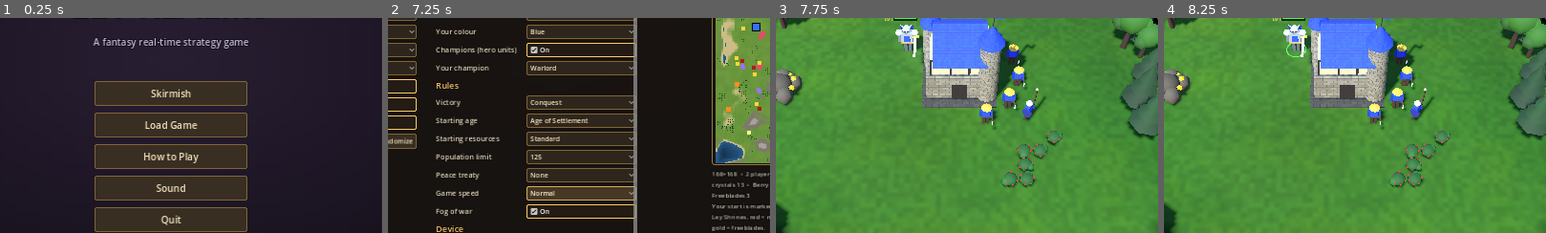
Above: before the commit, frames 1-4 (left to right).
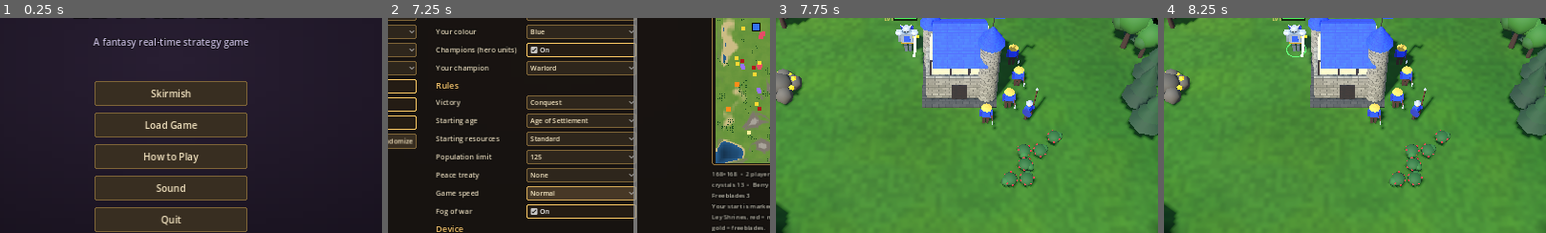
Above: after the commit, the same moments.

Repository: Wut-Lab/Ley-Realms-RTS
Game: Godot game, scene res://scenes/main.tscn
Same seed, same stepped clock (60 frames per second), same inputs: the game is played once before the commit and once after it.
Inputs:
- Up to frame 1 (0.25 s): no input
- Up to frame 2 (7.25 s): click "Skirmish" at 0.5 s; click "Normal" at 1.25 s; click "Normal" at 2 s; click "Normal" at 2.75 s; click "Normal" at 3.5 s; click "Easy" at 4.25 s; click "Easy" at 5 s; click "Normal" at 5.75 s; click "Normal" at 6.5 s
- Up to frame 3 (7.75 s): click "Start Game" at 7.25 s
- Up to frame 4 (8.25 s): click "Warlord Lv 1 +1 skill" at 8 s
The pictures show only the part of the screen within x 28-78%, y 25-75%; the shares and areas given below are measured in that part.

Frames 1-2 are identical in both runs. In frame 3, 0.2% of the frame differs, in the area x 31-69%, y 3-43%; in frame 4, 0.2%.

Commit message:
Add procedural textures to units
Unit parts are tagged as cloth, metal, leather or stone from their colour;
the entity shader draws woven cloth with folds, brushed metal (shinier,
slightly metallic), leather grain and stone bricks for golems.

Co-Authored-By: Claude Opus 5.5 <noreply@anthropic.com>
Claude-Session: https://claude.ai/code/session_013BExePrT3fkgkAfAkmsoAR

Diff:
--- a/scripts/model_builder.gd
+++ b/scripts/model_builder.gd
@@ -9,11 +9,26 @@
 var idx := PackedInt32Array()
 var uvs := PackedVector2Array()
 var textured := false  # buildings: tag each part with a surface material for the shader
+var unit_tex := false  # units: cloth, metal, leather, stone
 
 
 ## 0 plain, 1 stone bricks, 2 wood planks, 3 plaster, 4 roof shingles
 func _mat_id(prim: PrimitiveMesh, col: Color) -> float:
-	if not textured or col.a < 0.99:
+	if col.a < 0.99:
+		return 0.0
+	if unit_tex:
+		if col.h > 0.1 and col.h < 0.16 and col.s > 0.55 and col.v > 0.75:
+			return 5.0  # gold trim
+		if col.s < 0.16 and col.v > 0.62:
+			return 5.0  # steel
+		if col.s < 0.16 and col.v > 0.25:
+			return 1.0  # stone (golems)
+		if col.h > 0.02 and col.h < 0.13 and col.s > 0.3 and col.v < 0.65:
+			return 6.0  # leather / wood
+		if col.s > 0.35 and not (col.h > 0.03 and col.h < 0.1 and col.v > 0.85):
+			return 7.0  # cloth (skin excluded)
+		return 0.0
+	if not textured:
 		return 0.0
 	var roofish: bool = prim is PrismMesh or (prim is CylinderMesh and prim.top_radius == 0.0)
 	if roofish and col.s > 0.25:
--- a/scripts/models.gd
+++ b/scripts/models.gd
@@ -52,6 +52,19 @@
 		float grain = 0.9 + 0.1 * sin(q.y * 28.0 + hash(vec2(cell, 1.0)) * 6.0 + sin(q.y * 6.0 + cell) * 2.0);
 		return mix(0.66, (0.84 + 0.24 * hash(vec2(cell, 3.0))) * grain, edge);
 	}
+	if (m > 4.5 && m < 5.5) {
+		// brushed metal
+		return 0.9 + 0.14 * vnoise(vec2(q.x * 40.0, q.y * 4.0)) + 0.06 * vnoise(q * 18.0);
+	}
+	if (m > 5.5 && m < 6.5) {
+		// leather / hide
+		return 0.82 + 0.16 * vnoise(q * 22.0) + 0.06 * vnoise(q * 60.0);
+	}
+	if (m > 6.5) {
+		// woven cloth with soft folds
+		float weave = 0.5 + 0.5 * sin(q.x * 140.0) * sin(q.y * 140.0);
+		return 0.86 + 0.08 * weave + 0.14 * vnoise(q * 4.5);
+	}
 	if (m < 3.5) {
 		// rough plaster
 		return 0.9 + 0.1 * vnoise(q * 3.0) + 0.05 * vnoise(q * 14.0);
@@ -70,9 +83,11 @@
 	vec3 c = pow(COLOR.rgb, vec3(2.2));
 	float glow = 1.0 - COLOR.a;
 	c *= surface(mid, lpos, lnorm);
+	float metal = (mid > 4.5 && mid < 5.5) ? 1.0 : 0.0;
 	ALBEDO = c * f * f;
+	METALLIC = 0.45 * metal;
 	EMISSION = c * glow * 3.0 * f;
-	ROUGHNESS = 0.82;
+	ROUGHNESS = mix(0.82, 0.38, metal);
 	SPECULAR = 0.5 * f;
 }
 """
@@ -191,6 +206,9 @@
 }
 """
 
+const UNIT_MODELS := ["peasant", "swordsman", "spearman", "archer", "warden", "knight", "mage", "cleric", "catapult",
+	"dragon", "wolf", "troll", "ironbreaker", "ranger", "ogre", "golem", "griffin", "champ_warlord", "champ_archmage", "champ_priestess"]
+
 static var cache := {}
 
 
@@ -252,6 +270,7 @@
 		return cache[ck]
 	var mb := ModelBuilder.new()
 	mb.textured = Defs.BUILDINGS.has(key) or key in ["gate_door", "merc_camp", "shrine"]
+	mb.unit_tex = key in UNIT_MODELS
 	_build(mb, key, tc, variant)
 	var m := mb.commit(entity_mat)
 	cache[ck] = m
